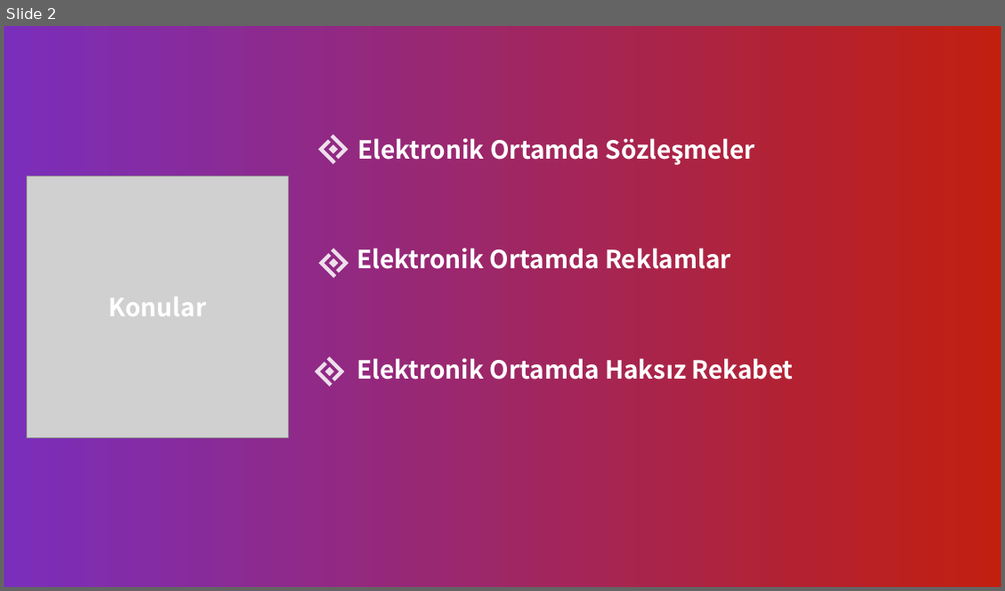
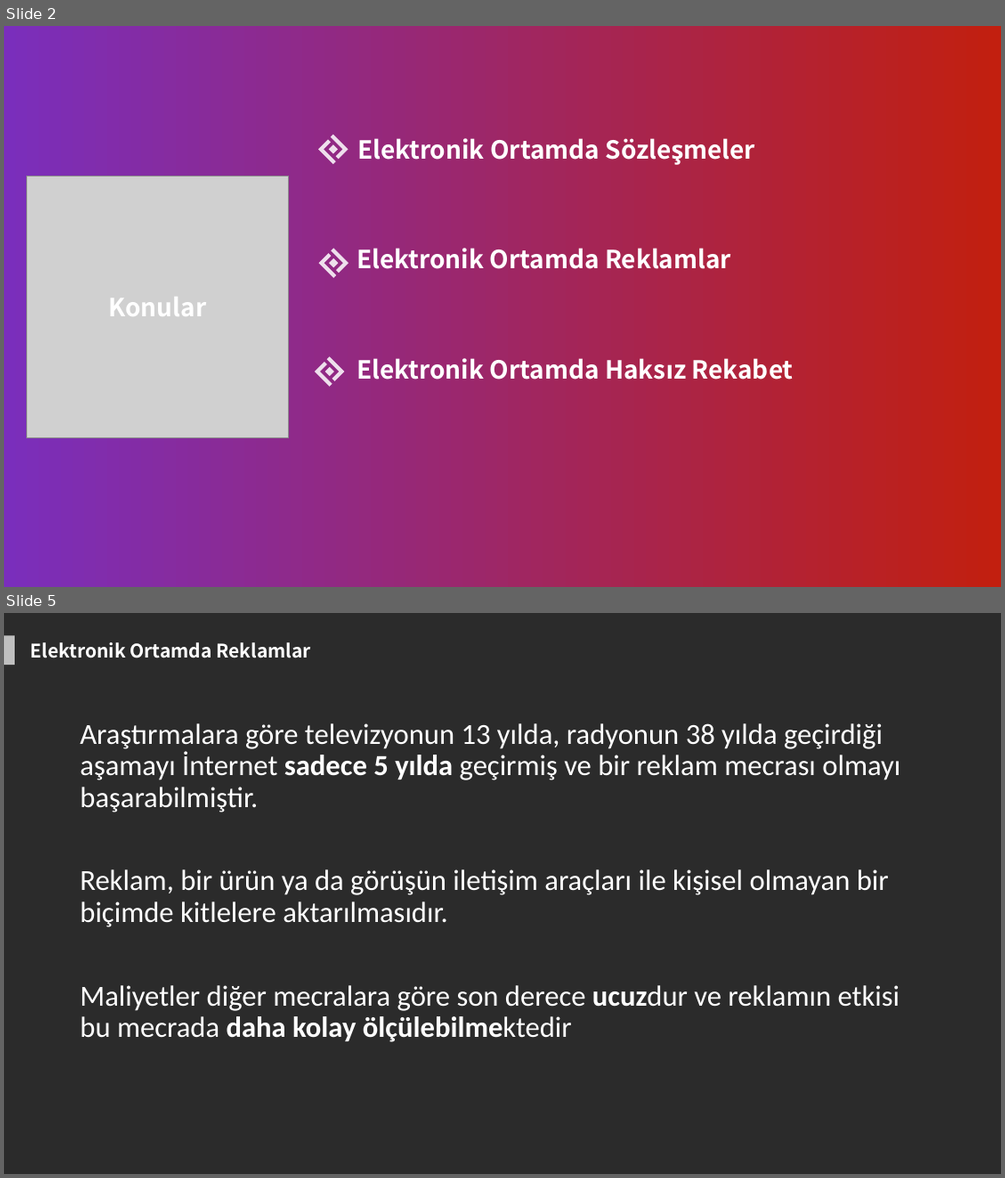
Before and after one commit to zafer-sn/MOS108-Bilisim-Hukuku, a slide deck: Hafta6/Hafta6.pptx. Shown one above the other, each under a label of ours: slide 2 before the commit, slides 2 and 5 after it; the slides between them are not shown. The pictures are 1005x591 and 1005x1178 pixels, drawn with LibreOffice and Linux fonts; fonts in the diff are those of the drawing; grey boxes stand for pictures; background and template pictures are left out; a plain dark background stands for a picture behind light text. Boxes give left, top, right and bottom in pixels: in the first picture for what was removed or moved away, otherwise in the second. Text is boxed around its words. In the diff, an @@ line names an element or a change of style, - is before the commit and + after.

```diff
--- a/Hafta6/Hafta6.pptx
+++ b/Hafta6/Hafta6.pptx
@@ slide 5 added at (4, 613, 1001, 1174), background picture (left out) @@
@@ rectangle added at (4, 635, 15, 665), fill #FFFFFF at 70% opacity @@
@@ text added at (31, 642, 311, 658), 18 pt, text #FFFFFF, bold @@
+Elektronik Ortamda Reklamlar
@@ text added at (80, 723, 900, 1042), 28 pt, text #FFFFFF @@
+Araştırmalara göre televizyonun 13 yılda, radyonun 38 yılda geçirdiği aşamayı İnternet sadece 5 yılda geçirmiş ve bir reklam mecrası olmayı başarabilmiştir.
+Reklam, bir ürün ya da görüşün iletişim araçları ile kişisel olmayan bir biçimde kitlelere aktarılmasıdır.
+Maliyetler diğer mecralara göre son derece ucuzdur ve reklamın etkisi bu mecrada daha kolay ölçülebilmektedir
```
Also in this commit, not shown: 3 slides changed, 21 other slides added, 29 slides removed, 1 other file.
